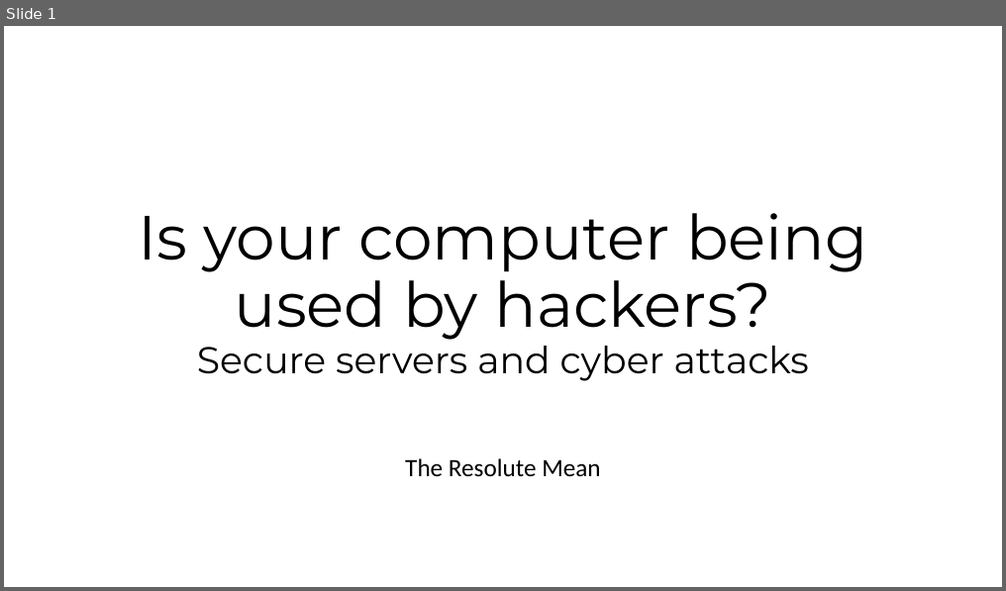
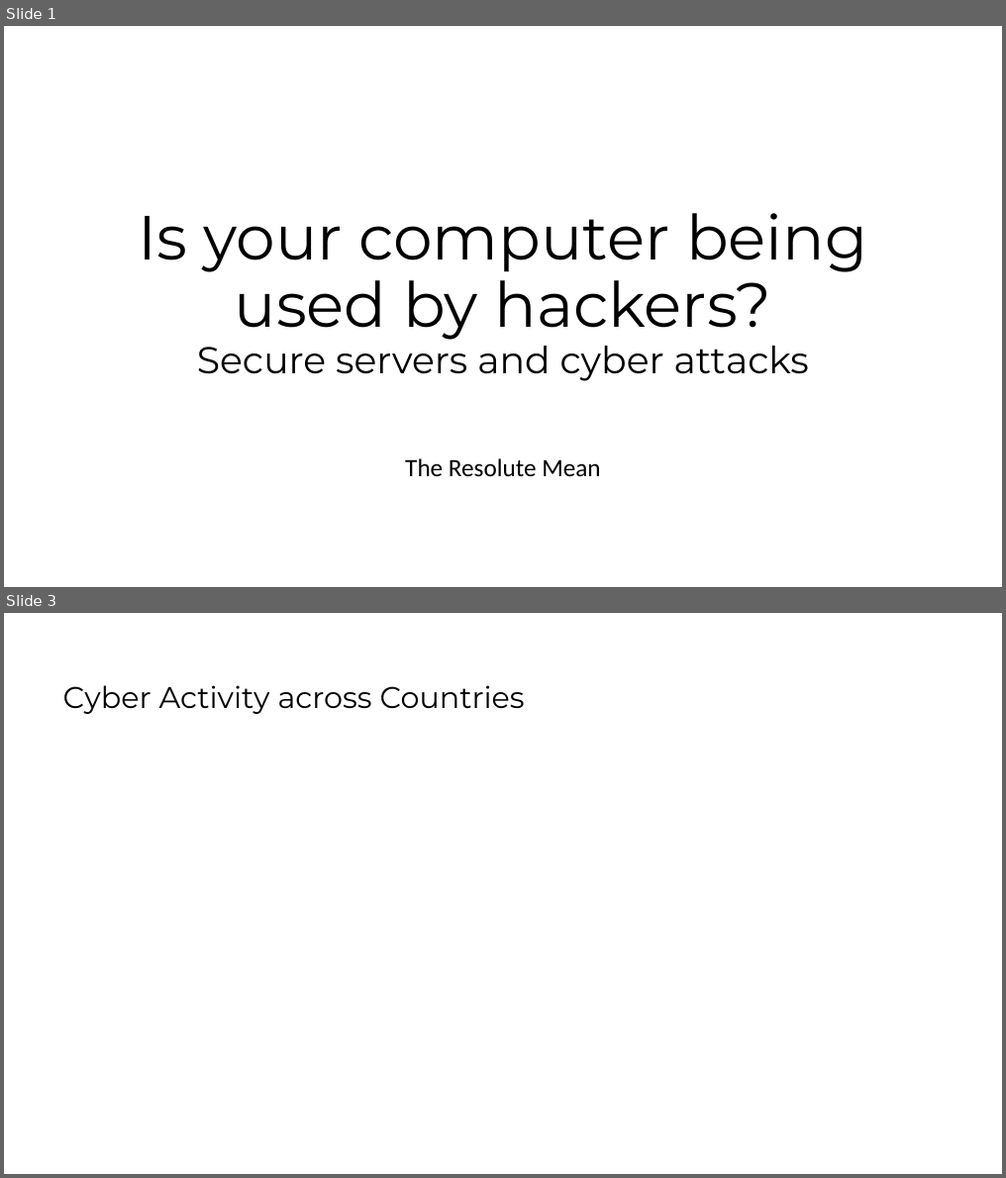
Before and after one commit to jazzmoe/resolutemean2018, a slide deck: presentation/20180325-datafest2018-theresolutemean.pptx. Shown one above the other, each under a label of ours: slide 1 before the commit, slides 1 and 3 after it; the slides between them are not shown. The pictures are 1006x591 and 1006x1178 pixels, drawn with LibreOffice and Linux fonts; fonts in the diff are those of the drawing; background and template pictures are left out. Boxes give left, top, right and bottom in pixels: in the first picture for what was removed or moved away, otherwise in the second. Text is boxed around its words. In the diff, an @@ line names an element or a change of style, - is before the commit and + after.

```diff
--- a/presentation/20180325-datafest2018-theresolutemean.pptx
+++ b/presentation/20180325-datafest2018-theresolutemean.pptx
@@ slide 3 added at [4,613,1002,1174], background #FFFFFF @@
@@ title added at [63,685,525,714], 28.8 pt, text #000000 @@
+Cyber Activity across Countries
```
Also in this commit, not shown: 1 slide changed, 1 other file.
